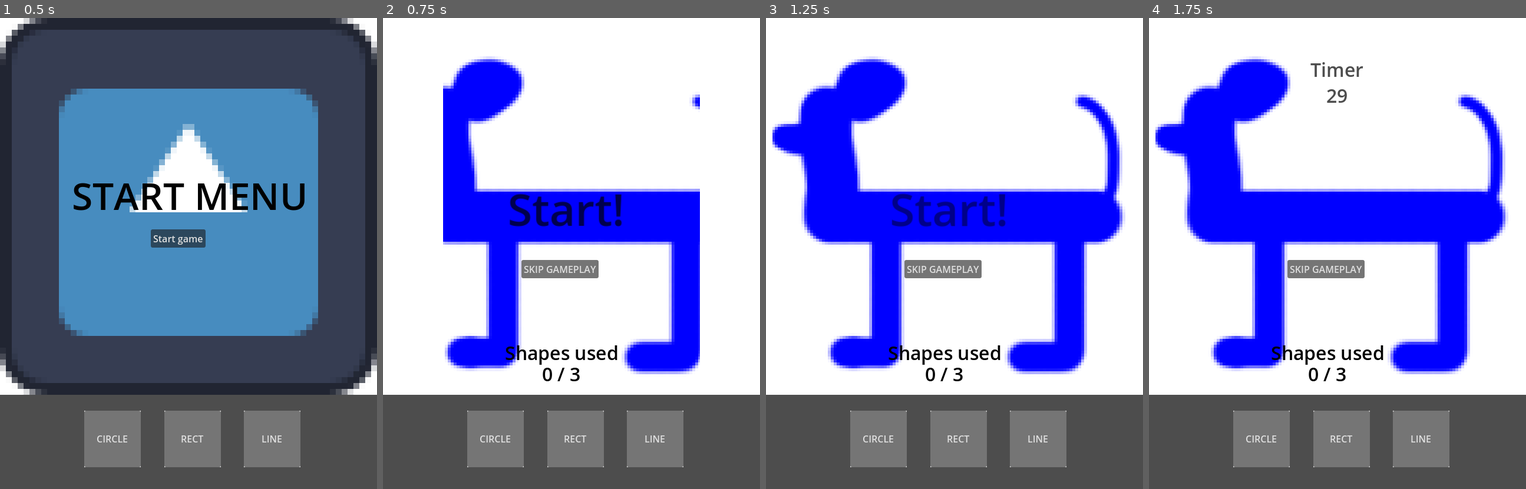
Above: before the commit, frames 1-4 (left to right).
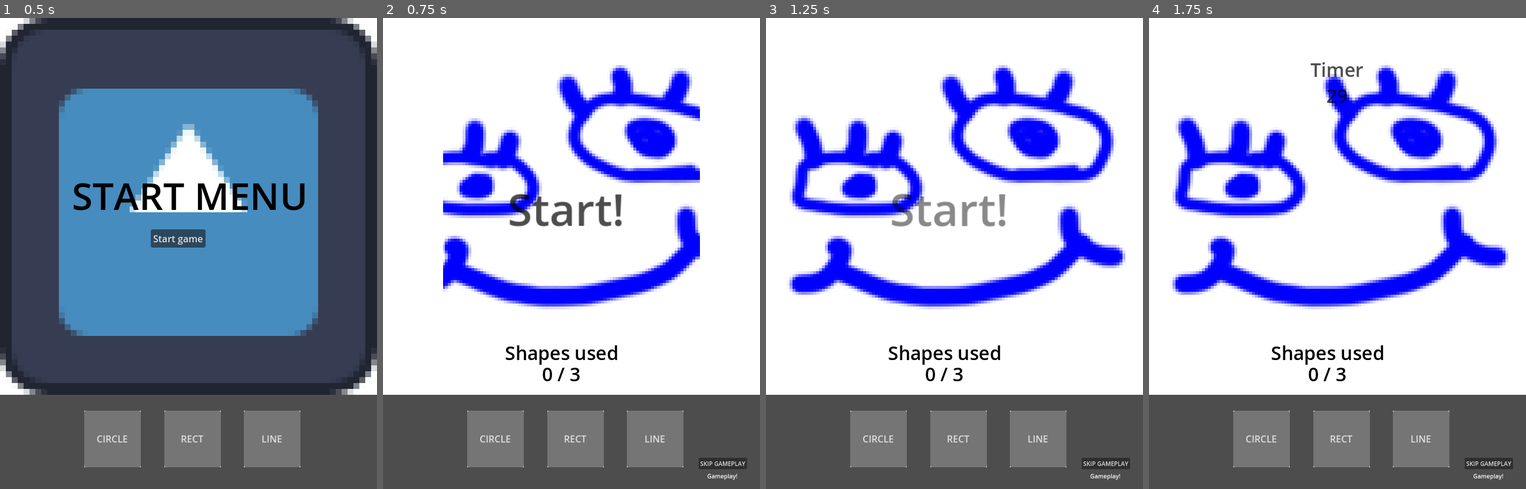
Above: after the commit, the same moments.

Repository: rubarb-games/GGJ_2026
Game: Godot game, scene res://main.tscn
Two runs of this game, one before a commit and one after it. Both use one fixed random seed, a clock stepped at 60 frames per second and the inputs below. The engine's default icon, where the game draws it, is replaced by a stand-in: a white triangle on a blue panel in a dark square.
Inputs:
- Up to frame 1 (0.5 s): no input
- Up to frame 2 (0.75 s): click "Start game" at 0.5 s
- Up to frame 3 (1.25 s): no input
- Up to frame 4 (1.75 s): click "SKIP GAMEPLAY" at 1.25 s

Frame 1 is identical in both runs. In frame 2, 26% of the frame differs, in the area x 15-97%, y 8-99%; in frame 3, 32%; in frame 4, 32%, in the area x 1-97%, y 8-99%.

Commit message:
lil more

Diff:
--- a/global-game-jam-2026/main.tscn
+++ b/global-game-jam-2026/main.tscn
@@ -94,6 +94,37 @@
 theme = ExtResource("2_0xm2m")
 text = "Restart"
 
+[node name="sum_line" type="ColorRect" parent="ui/ui_end_menu"]
+visible = false
+layout_mode = 0
+offset_left = 25.0
+offset_top = -42.0
+offset_right = 159.0
+offset_bottom = -38.0
+color = Color(0, 0, 0, 1)
+
+[node name="total_score" type="Control" parent="ui/ui_end_menu"]
+layout_mode = 1
+anchors_preset = 8
+anchor_left = 0.5
+anchor_top = 0.5
+anchor_right = 0.5
+anchor_bottom = 0.5
+offset_top = -298.0
+offset_bottom = -298.0
+grow_horizontal = 2
+grow_vertical = 2
+
+[node name="total_score_label" type="Label" parent="ui/ui_end_menu/total_score"]
+layout_mode = 0
+offset_left = -57.0
+offset_top = 15.0
+offset_right = 35.0
+offset_bottom = 60.0
+theme = ExtResource("2_0xm2m")
+theme_override_font_sizes/font_size = 32
+text = "[xxxx]"
+
 [node name="ui_gameplay" type="Control" parent="ui"]
 unique_name_in_owner = true
 layout_mode = 1
@@ -121,10 +152,11 @@
 
 [node name="gameplay_skip_button" type="Button" parent="ui/ui_gameplay"]
 layout_mode = 0
-offset_left = 235.0
-offset_top = 411.0
-offset_right = 366.0
-offset_bottom = 442.0
+offset_left = 536.0
+offset_top = 747.0
+offset_right = 667.0
+offset_bottom = 778.0
+scale = Vector2(0.625, 0.625)
 text = "SKIP GAMEPLAY"
 
 [node name="gameplay_label" type="Label" parent="ui/ui_gameplay/gameplay_skip_button"]
@@ -359,12 +391,13 @@
 expand_mode = 1
 
 [node name="TextureRect" type="TextureRect" parent="backing"]
+self_modulate = Color(1, 1, 1, 0)
 texture_filter = 1
 custom_minimum_size = Vector2(96, 96)
 layout_mode = 0
-offset_left = 675.0
+offset_left = 23.0
 offset_top = 673.0
-offset_right = 771.0
+offset_right = 119.0
 offset_bottom = 769.0
 texture = SubResource("ViewportTexture_h2yge")
 
--- a/global-game-jam-2026/scripts/game_manager.gd
+++ b/global-game-jam-2026/scripts/game_manager.gd
@@ -81,6 +81,47 @@
 	gameplay_handle.visible = false
 	end_game_handle.visible = true
 
+	var number_spacing:float = 45.0
+
+	var total_score_handle:Control = get_node("/root/main/ui/ui_end_menu/total_score")
+	var label_handle = total_score_handle.get_child(0)
+	total_score_handle.visible = true
+	var first_entry = ImageManager.total_score.pop_front()
+	label_handle.text = str(first_entry)
+	var total_sum = first_entry
+	for entry:int in ImageManager.total_score:
+		#var new_label:Label = Label.new()
+		var new_label = label_handle.duplicate()
+		total_score_handle.add_child(new_label)
+		#new_label.position.y = total_score_handle.get_child_count() * 30.0
+		#total_score_handle.add_child(new_label)
+		#new_label.theme = label_handle.theme
+		new_label.modulate.a = 0.0
+		new_label.text = str(entry)
+		SimonTween.start_tween(new_label,"modulate:a",1.0,0.5).set_relative(true)
+		await SimonTween.start_tween(new_label,"position:y",number_spacing,0.5).set_relative(true).tween_finished
+		label_handle = new_label
+		total_sum += entry
+
+	var sum_line:ColorRect = get_node("/root/main/ui/ui_end_menu/sum_line")
+	sum_line.visible = true
+	sum_line.global_position = label_handle.global_position + Vector2(0.0,number_spacing - 2.5)
+
+	var last_label:Label = label_handle.duplicate()
+	total_score_handle.add_child(last_label)
+	#last_label.position.y = total_score_handle.get_child_count() * 30.0
+	await get_tree().create_timer(0.5).timeout
+	last_label.modulate.a = 0.0
+	last_label.text = str(total_sum)
+
+	last_label.modulate.a = 0.0
+	last_label.text = str(total_sum)
+	SimonTween.start_tween(last_label,"modulate:a",1.0,0.5).set_relative(true)
+	await SimonTween.start_tween(last_label,"position:y",number_spacing,0.5).set_relative(true).tween_finished
+
+
+
+
 func on_restart():
 	get_tree().reload_current_scene()
 
--- a/global-game-jam-2026/scripts/image_manager.gd
+++ b/global-game-jam-2026/scripts/image_manager.gd
@@ -31,6 +31,8 @@
 var red_score:int = 0
 var white_score:int = 0
 var blue_score:int = 0
+
+var total_score:Array[int]
 
 # Called when the node enters the scene tree for the first time.
 func _ready() -> void:
@@ -58,6 +60,7 @@
 	get_refs()
 	get_resources_from_folder("res://art/textures/artworks/",all_image_paths)
 	all_images = []
+	total_score = []
 	for p in all_image_paths:
 		var tex = load(p)
 		if tex:
@@ -126,16 +129,17 @@
 	await SimonTween.start_tween(total_label,"modulate:a",1.0,0.3).tween_finished
 	await get_tree().create_timer(0.15).timeout
 
+	total_score.append(blue_score - white_score)
+
 	await get_tree().create_timer(0.5).timeout
-	popup_status_text("I mean, it's alright..",1.0)
+	popup_status_text("Certified \n OK!",1.0)
 	await get_tree().create_timer(0.5).timeout
 	b_l.position.x = -300.0
 	b_r.position.x = 940.0
 	SimonTween.start_tween(b_l,"position:x",b_l.size.x,0.5).set_relative(true)
 	SimonTween.start_tween(b_r,"position:x",-b_r.size.x,0.5).set_relative(true)
 
-	await get_tree().create_timer(1.75).timeout
-
+	await get_tree().create_timer(0.25).timeout
 	Global.on_gameplay_started.emit()
 
 func _process(delta: float) -> void:
Binary file added: global-game-jam-2026/art/textures/artworks/image_demonsmilenew.png
Not shown, added: global-game-jam-2026/art/textures/artworks/image_demonsmilenew.png.import
